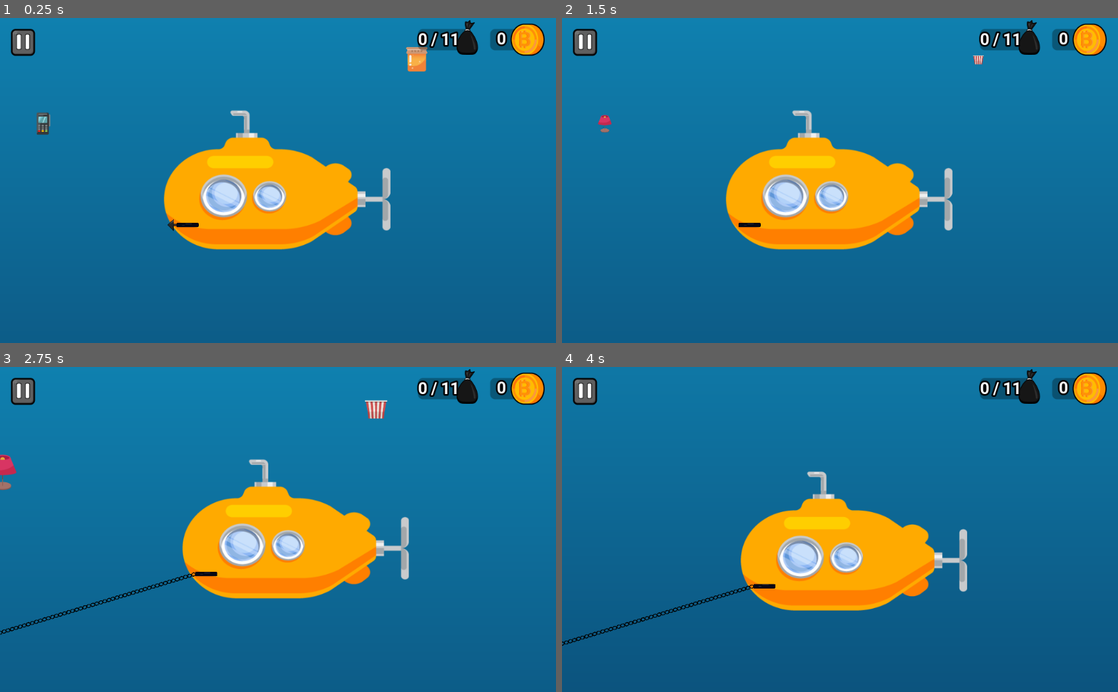
Above: before the commit, frames 1-4 (two rows, left to right).
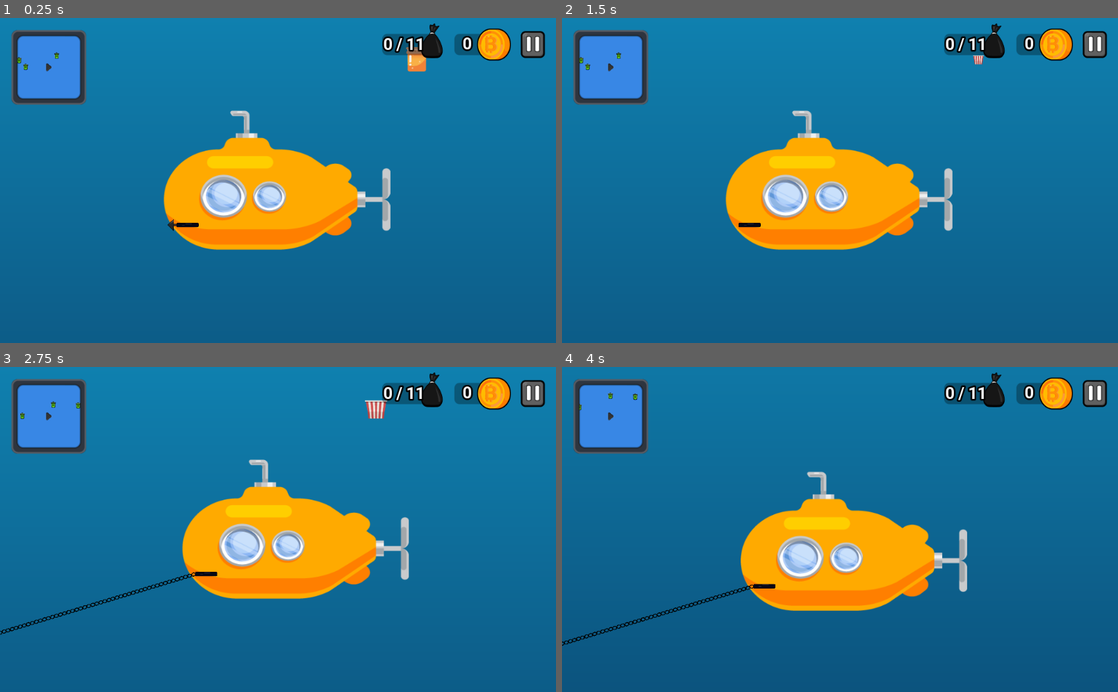
Above: after the commit, the same moments.

Repository: Devpark06/Marine-patch
Game: Godot game, scene res://Scenes/Main.tscn
Two runs of this game, one before a commit and one after it. Both use one fixed random seed, a clock stepped at 60 frames per second and the inputs below.
Inputs (mouse positions are in pixels of both pictures, inside the frame that each line leads up to; where the layout moved, square brackets give the same spot in the first picture):
- Up to frame 1 (0.25 s): no input
- Up to frame 2 (1.5 s): click (1095, 44) [584, 44] at 0.5 s; click (840, 200) at 1.25 s
- Up to frame 3 (2.75 s): move the mouse to (183, 575) at 2.02 s; hold Right (ui_right) from 2.03 s (still down); click (183, 575) at 2.17 s
- Up to frame 4 (4 s): move the mouse to (728, 545) at 2.77 s; release Right (ui_right) at 2.78 s; hold Down (ui_down) 2.78-3.53 s; click (728, 545) at 2.92 s; move the mouse to (895, 458) at 3.52 s; hold Right (ui_right) from 3.53 s (still down); click (895, 458) at 3.67 s

The runs differ from the first frame. In frame 1, 6.0% of the frame differs, in the area x 1-99%, y 0-72%; in frame 2, 5.9%; in frame 3, 6.0%, in the area x 0-99%, y 0-72%; in frame 4, 5.8%.
Error in both runs: Invalid get index 'global_position' (on base: 'Nil'). (res://Scripts/Vectorcreator.gd:12)

Commit message:
Added minimap

Diff:
--- a/Scenes/Main.tscn
+++ b/Scenes/Main.tscn
@@ -8,6 +8,7 @@
 [ext_resource path="res://Scripts/Line2D.gd" type="Script" id=6]
 [ext_resource path="res://Assets/Arrow/Chain.png" type="Texture" id=7]
 [ext_resource path="res://Scripts/Garbage spawner.gd" type="Script" id=8]
+[ext_resource path="res://Scenes/UI/MiniMap.tscn" type="PackedScene" id=9]
 [ext_resource path="res://Scenes/UI/Hud.tscn" type="PackedScene" id=15]
 [ext_resource path="res://Scenes/Level.gd" type="Script" id=38]
 
@@ -84,7 +85,7 @@
 position = Vector2( -752, -600 )
 
 [node name="Position2D11" type="Position2D" parent="Garbage_spawner/Positions"]
-position = Vector2( 728, -480 )
+position = Vector2( 407, -385 )
 
 [node name="Garbage" type="Node2D" parent="Garbage_spawner"]
 
@@ -152,7 +153,16 @@
 
 [node name="Hud" parent="HudLayer" instance=ExtResource( 15 )]
 
+[node name="MiniMap" parent="HudLayer/Hud" instance=ExtResource( 9 )]
+margin_left = 15.0
+margin_top = 16.0
+margin_right = 165.0
+margin_bottom = 166.0
+player = NodePath("../../../Player")
+zoom = 2.0
+
 [connection signal="body_entered" from="Player/Vectorcreator" to="Player/Vectorcreator" method="on_body_entered"]
 [connection signal="input_event" from="Player/Vectorcreator" to="Player/Vectorcreator" method="on_Vectorcreator_input_event"]
 [connection signal="mouse_entered" from="Player/Vectorcreator" to="Player/Vectorcreator" method="mouse_entered"]
 [connection signal="mouse_exited" from="Player/Vectorcreator" to="Player/Vectorcreator" method="mouse_exited"]
+[connection signal="despawned" from="Garbage_spawner" to="HudLayer/Hud/MiniMap" method="on_Garbage_despawned"]
--- a/Scenes/Player.tscn
+++ b/Scenes/Player.tscn
@@ -7,15 +7,17 @@
 script = ExtResource( 2 )
 
 [node name="Sprite" type="Sprite" parent="."]
-position = Vector2( -3.49999, -1.00001 )
+position = Vector2( -3.70941, -0.570557 )
 scale = Vector2( 0.956818, 0.923077 )
 texture = ExtResource( 1 )
 
 [node name="CollisionPolygon2D" type="CollisionPolygon2D" parent="."]
+position = Vector2( -0.209412, 0.429443 )
 build_mode = 1
 polygon = PoolVector2Array( -210, 20, -197, -12, -172, -38, -139, -55, -111, -57, -100, -62, -96, -72, -96, -72, -89, - …(563 unchanged characters)…
 
 [node name="Positions" type="Node2D" parent="."]
+position = Vector2( -0.209412, 0.429443 )
 
 [node name="Left" type="Position2D" parent="Positions"]
 position = Vector2( -173, 84 )
--- a/Scenes/UI/Coin_counter.tscn
+++ b/Scenes/UI/Coin_counter.tscn
@@ -10,6 +10,8 @@
 grow_horizontal = 0
 rect_min_size = Vector2( 100, 40 )
 input_pass_on_modal_close_click = false
+size_flags_horizontal = 0
+size_flags_vertical = 0
 texture = ExtResource( 1 )
 __meta__ = {
 "_edit_use_anchors_": false
@@ -20,9 +22,9 @@
 anchor_top = 0.5
 anchor_right = 1.0
 anchor_bottom = 0.5
-margin_left = -63.0
+margin_left = -59.0
 margin_top = -30.0
-margin_right = 2.0
+margin_right = 6.0
 margin_bottom = 30.0
 mouse_filter = 2
 input_pass_on_modal_close_click = false
@@ -36,9 +38,9 @@
 anchor_top = 0.5
 anchor_right = 1.0
 anchor_bottom = 0.5
-margin_left = -100.0
+margin_left = -97.0
 margin_top = -20.0
-margin_right = -56.0
+margin_right = -53.0
 margin_bottom = 19.0
 grow_horizontal = 0
 rect_min_size = Vector2( 17, 36 )
--- a/Scenes/UI/Garbage_counter.tscn
+++ b/Scenes/UI/Garbage_counter.tscn
@@ -10,6 +10,7 @@
 rect_min_size = Vector2( 100, 40 )
 input_pass_on_modal_close_click = false
 size_flags_horizontal = 0
+size_flags_vertical = 0
 texture = ExtResource( 1 )
 __meta__ = {
 "_edit_use_anchors_": false
@@ -20,10 +21,10 @@
 anchor_top = 0.5
 anchor_right = 1.0
 anchor_bottom = 0.5
-margin_left = -31.0
-margin_top = -37.0
-margin_right = 15.0
-margin_bottom = 29.0
+margin_left = -30.0
+margin_top = -40.0
+margin_right = 16.0
+margin_bottom = 26.0
 mouse_filter = 2
 input_pass_on_modal_close_click = false
 texture = ExtResource( 2 )
@@ -32,14 +33,14 @@
 }
 
 [node name="Label" type="Label" parent="."]
-anchor_left = 1.0
+anchor_left = 0.5
 anchor_top = 0.5
-anchor_right = 1.0
+anchor_right = 0.5
 anchor_bottom = 0.5
-margin_left = -110.0
-margin_top = -19.0
-margin_right = -12.0
-margin_bottom = 19.0
+margin_left = -51.0
+margin_top = -18.0
+margin_right = 34.0
+margin_bottom = 18.0
 grow_horizontal = 0
 rect_min_size = Vector2( 59, 36 )
 size_flags_horizontal = 3
--- a/Scenes/UI/Hud.tscn
+++ b/Scenes/UI/Hud.tscn
@@ -29,53 +29,70 @@
 "_edit_use_anchors_": false
 }
 
-[node name="Buttons" type="HBoxContainer" parent="."]
-margin_left = 19.0
+[node name="Container" type="HBoxContainer" parent="."]
+anchor_left = 1.0
+anchor_right = 1.0
+margin_left = -321.0
 margin_top = 20.0
-margin_right = 65.0
-margin_bottom = 70.0
+margin_right = -20.0
+margin_bottom = 79.0
+__meta__ = {
+"_edit_use_anchors_": false
+}
+
+[node name="Counters" type="HBoxContainer" parent="Container"]
+margin_top = 9.0
+margin_right = 237.0
+margin_bottom = 49.0
+grow_horizontal = 0
+rect_min_size = Vector2( 237, 38 )
 mouse_filter = 2
 input_pass_on_modal_close_click = false
-__meta__ = {
-"_edit_use_anchors_": false
-}
-
-[node name="TextureButton" type="TextureButton" parent="Buttons"]
-margin_right = 46.0
-margin_bottom = 50.0
-size_flags_horizontal = 2
-size_flags_vertical = 2
-toggle_mode = true
-shortcut = ExtResource( 5 )
-texture_normal = ExtResource( 3 )
-
-[node name="Counters" type="HBoxContainer" parent="."]
-anchor_left = 1.0
-anchor_right = 1.0
-margin_left = -255.0
-margin_top = 20.0
-margin_right = -18.0
-margin_bottom = 60.0
-grow_horizontal = 0
-rect_min_size = Vector2( 237, 40 )
-mouse_filter = 2
-input_pass_on_modal_close_click = false
-__meta__ = {
-"_edit_use_anchors_": false
-}
-
-[node name="Garbage_counter" parent="Counters" instance=ExtResource( 4 )]
+size_flags_vertical = 6
+__meta__ = {
+"_edit_use_anchors_": false
+}
+
+[node name="Garbage_counter" parent="Container/Counters" instance=ExtResource( 4 )]
 margin_right = 100.0
 
-[node name="Control" type="Control" parent="Counters"]
+[node name="Control" type="Control" parent="Container/Counters"]
 margin_left = 104.0
 margin_right = 129.0
 margin_bottom = 40.0
 rect_min_size = Vector2( 25, 40 )
 
-[node name="Coin_counter" parent="Counters" instance=ExtResource( 2 )]
+[node name="Coin_counter" parent="Container/Counters" instance=ExtResource( 2 )]
 margin_left = 133.0
 margin_right = 233.0
+
+[node name="Control" type="Control" parent="Container"]
+margin_left = 241.0
+margin_right = 251.0
+margin_bottom = 38.0
+rect_min_size = Vector2( 10, 38 )
+size_flags_vertical = 0
+
+[node name="Buttons" type="HBoxContainer" parent="Container"]
+margin_left = 255.0
+margin_top = 4.0
+margin_right = 301.0
+margin_bottom = 54.0
+mouse_filter = 2
+input_pass_on_modal_close_click = false
+size_flags_vertical = 6
+__meta__ = {
+"_edit_use_anchors_": false
+}
+
+[node name="TextureButton" type="TextureButton" parent="Container/Buttons"]
+margin_right = 46.0
+margin_bottom = 50.0
+size_flags_horizontal = 2
+size_flags_vertical = 2
+toggle_mode = true
+shortcut = ExtResource( 5 )
+texture_normal = ExtResource( 3 )
 
 [node name="PauseLayer" type="CanvasLayer" parent="."]
 pause_mode = 2
@@ -191,7 +208,7 @@
 "_edit_use_anchors_": false
 }
 
-[connection signal="pressed" from="Buttons/TextureButton" to="." method="PauseButton_pressed"]
+[connection signal="pressed" from="Container/Buttons/TextureButton" to="." method="PauseButton_pressed"]
 [connection signal="pressed" from="PauseLayer/PauseMenu/TextureRect/ButtonsContainer/ResumeButton" to="." method="ResumeButton_pressed"]
 [connection signal="pressed" from="PauseLayer/PauseMenu/TextureRect/ButtonsContainer/RestartButton" to="." method="RestartButton_pressed"]
 [connection signal="pressed" from="PauseLayer/PauseMenu/TextureRect/ButtonsContainer/HomeButton" to="." method="HomeButton_pressed"]
--- a/Scenes/UI/MiniMap.tscn
+++ b/Scenes/UI/MiniMap.tscn
@@ -1,18 +1,71 @@
-[gd_scene format=2]
+[gd_scene load_steps=7 format=2]
+
+[ext_resource path="res://Assets/UI/Hud/Minimap area.png" type="Texture" id=1]
+[ext_resource path="res://Assets/UI/Hud/Minimap frame.png" type="Texture" id=2]
+[ext_resource path="res://Assets/UI/Hud/Garbage.png" type="Texture" id=3]
+[ext_resource path="res://Assets/UI/Hud/Enemy.png" type="Texture" id=4]
+[ext_resource path="res://Assets/UI/Hud/Player.png" type="Texture" id=5]
+[ext_resource path="res://Scripts/UI/MiniMap.gd" type="Script" id=6]
 
 [node name="MiniMap" type="MarginContainer"]
-margin_right = 200.0
-margin_bottom = 200.0
+margin_right = 150.0
+margin_bottom = 150.0
 custom_constants/margin_right = 5
 custom_constants/margin_top = 5
 custom_constants/margin_left = 5
 custom_constants/margin_bottom = 5
+script = ExtResource( 6 )
 __meta__ = {
 "_edit_use_anchors_": false
 }
 
-[node name="NinePatchRect" type="NinePatchRect" parent="."]
+[node name="MarginContainer" type="MarginContainer" parent="."]
 margin_left = 5.0
 margin_top = 5.0
-margin_right = 195.0
-margin_bottom = 195.0
+margin_right = 145.0
+margin_bottom = 145.0
+custom_constants/margin_right = 12
+custom_constants/margin_top = 12
+custom_constants/margin_left = 12
+custom_constants/margin_bottom = 12
+
+[node name="Area" type="TextureRect" parent="MarginContainer"]
+margin_left = 12.0
+margin_top = 12.0
+margin_right = 128.0
+margin_bottom = 128.0
+texture = ExtResource( 1 )
+expand = true
+stretch_mode = 1
+
+[node name="PlayerMarker" type="Sprite" parent="MarginContainer/Area"]
+position = Vector2( 58, 58 )
+scale = Vector2( 0.75, 0.75 )
+texture = ExtResource( 5 )
+
+[node name="GarbageMarker" type="Sprite" parent="MarginContainer/Area"]
+visible = false
+position = Vector2( 42, 42 )
+scale = Vector2( 0.75, 0.75 )
+texture = ExtResource( 3 )
+
+[node name="MobMarker" type="Sprite" parent="MarginContainer/Area"]
+visible = false
+position = Vector2( 83, 81 )
+scale = Vector2( 0.75, 0.75 )
+texture = ExtResource( 4 )
+
+[node name="Frame" type="NinePatchRect" parent="."]
+margin_left = 5.0
+margin_top = 5.0
+margin_right = 145.0
+margin_bottom = 145.0
+texture = ExtResource( 2 )
+patch_margin_left = 32
+patch_margin_top = 32
+patch_margin_right = 64
+patch_margin_bottom = 64
+
+[node name="Tween_node" type="Tween" parent="."]
+
+[connection signal="gui_input" from="." to="." method="MiniMap_gui_input"]
--- a/Scripts/Garbage spawner.gd
+++ b/Scripts/Garbage spawner.gd
@@ -32,6 +32,8 @@
 	preload("res://Scenes/Garbage/Wood2.tscn")
 ]
 
+signal spawned()
+signal despawned(target)
 onready var Positions_node = $Positions
 onready var Garbage_node = $Garbage
 onready var Tween_node = $Tween
@@ -66,3 +68,4 @@
 func despawn(index):
 	var garbage_to_despawn = Garbage_node.get_child(index)
 	garbage_to_despawn.queue_free()
+	emit_signal("despawned", garbage_to_despawn)
--- a/Scripts/Garbage.gd
+++ b/Scripts/Garbage.gd
@@ -2,6 +2,7 @@
 
 onready var Arrow = get_parent().get_node("Player/Vectorcreator/Arrow")
 onready var Garbage_spawner = get_parent().get_parent()
+var Minimap_icon = "garbage"
 
 func _enter_tree():
 	Global.Total_garbage_count += 1
--- a/Scripts/UI/Hud.gd
+++ b/Scripts/UI/Hud.gd
@@ -1,8 +1,8 @@
 extends Control
 
-onready var Garbage_counter = $Counters/Garbage_counter
+onready var Garbage_counter = $Container/Counters/Garbage_counter
 onready var Garbage_counter_label = Garbage_counter.get_node("Label")
-onready var Goin_counter = $Counters/Coin_counter
+onready var Goin_counter = $Container/Counters/Coin_counter
 onready var Pause_menu = $PauseLayer/PauseMenu
 
 func _ready():
--- /dev/null
+++ b/Scripts/UI/MiniMap.gd
@@ -0,0 +1,64 @@
+extends MarginContainer
+
+export (NodePath) var player
+export var zoom = 1.5 setget set_zoom
+onready var grid = $MarginContainer/Area
+onready var player_marker = $MarginContainer/Area/PlayerMarker
+onready var garbage_marker = $MarginContainer/Area/GarbageMarker
+onready var mob_marker = $MarginContainer/Area/MobMarker
+onready var icons = {"mob": mob_marker, "garbage": garbage_marker}
+var garbage_objects
+var grid_scale
+var markers = {}
+
+func _ready():
+	player_marker.position = grid.rect_size / 2
+	grid_scale = grid.rect_size / (get_viewport_rect().size * zoom)
+	garbage_objects = get_tree().get_nodes_in_group("Trash")
+	for item in garbage_objects:
+		var new_garbage_marker = icons[item.Minimap_icon].duplicate()
+		grid.add_child(new_garbage_marker)
+		new_garbage_marker.show()
+		markers[item] = new_garbage_marker
+
+func _process(delta):
+	if !player:
+		return
+	player_marker.rotation = get_node(player).rotation + PI / 2
+	for item in markers:
+		var obj_pos = (item.position - get_node(player).position) * grid_scale + grid.rect_size / 2
+		if grid.get_rect().has_point(obj_pos + grid.rect_position):
+			markers[item].visible = true
+		else:
+			markers[item].visible = false
+		obj_pos.x = clamp(obj_pos.x, 0, grid.rect_size.x)
+		obj_pos.y = clamp(obj_pos.y, 0, grid.rect_size.y)
+		markers[item].position = obj_pos
+
+func set_zoom(value):
+	zoom = clamp(value, 0.5, 5)
+	grid_scale = grid.rect_size / (get_viewport_rect().size * zoom)
+
+func MiniMap_gui_input(event):
+	if event is InputEventMouseButton and event.pressed:
+		if event.button_index == BUTTON_WHEEL_UP:
+			zoom += 0.1
+		if event.button_index == BUTTON_WHEEL_DOWN:
+			zoom -= 0.1
+
+func on_Garbage_despawned(target):
+	var object_destroyed = markers.keys().find(target)
+	var object_sprite = markers.get(target)
+	$Tween_node.interpolate_property(
+		object_sprite,
+		"scale",
+		Vector2(1,1),
+		Vector2(0,0),
+		0.8,
+		Tween.TRANS_CUBIC,
+		Tween.EASE_OUT
+	)
+	$Tween_node.start()
+	yield(get_tree().create_timer(0.8),"timeout")
+	object_sprite.queue_free()
+	markers.erase(target)
Binary file changed: Assets/UI/Hud/Container.png
Binary file added: Assets/UI/Hud/Enemy.png
Not shown, added: Assets/UI/Hud/Enemy.png.import
Binary file added: Assets/UI/Hud/Garbage.png
Not shown, added: Assets/UI/Hud/Garbage.png.import
Binary file added: Assets/UI/Hud/Minimap area.png
Not shown, added: Assets/UI/Hud/Minimap area.png.import
Binary file added: Assets/UI/Hud/Minimap frame.png
Not shown, added: Assets/UI/Hud/Minimap frame.png.import
Binary file added: Assets/UI/Hud/Player.png
Not shown, added: Assets/UI/Hud/Player.png.import
Not shown: 1 places in Scenes/Main.tscn that only renumber resources
